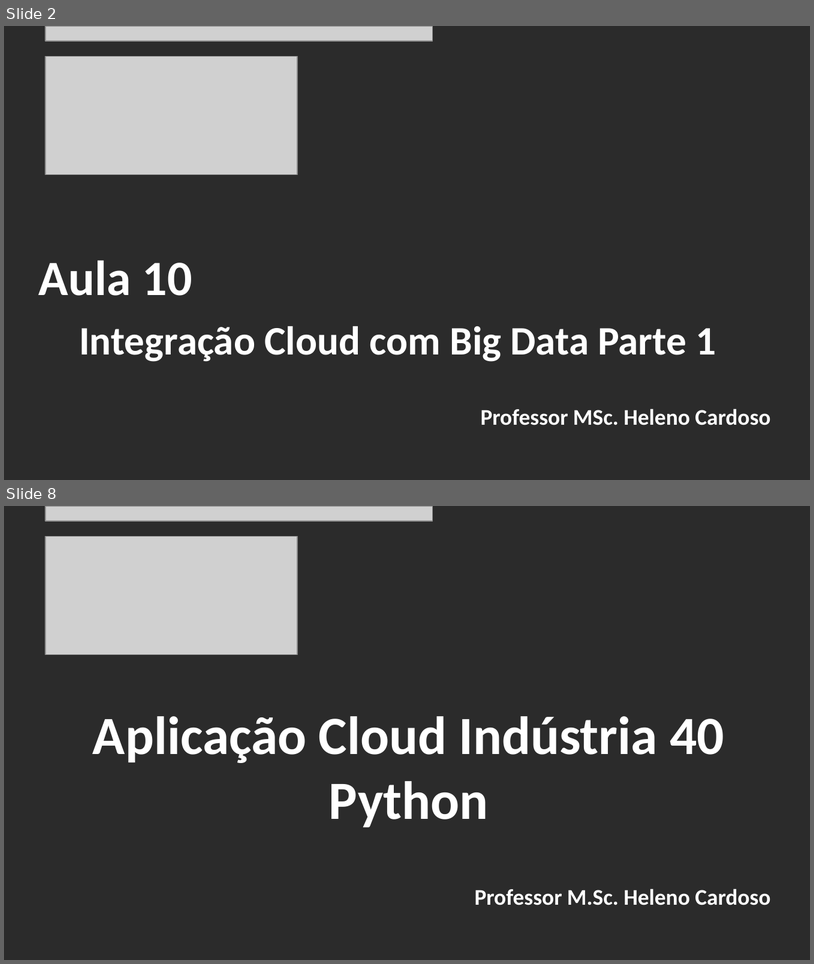
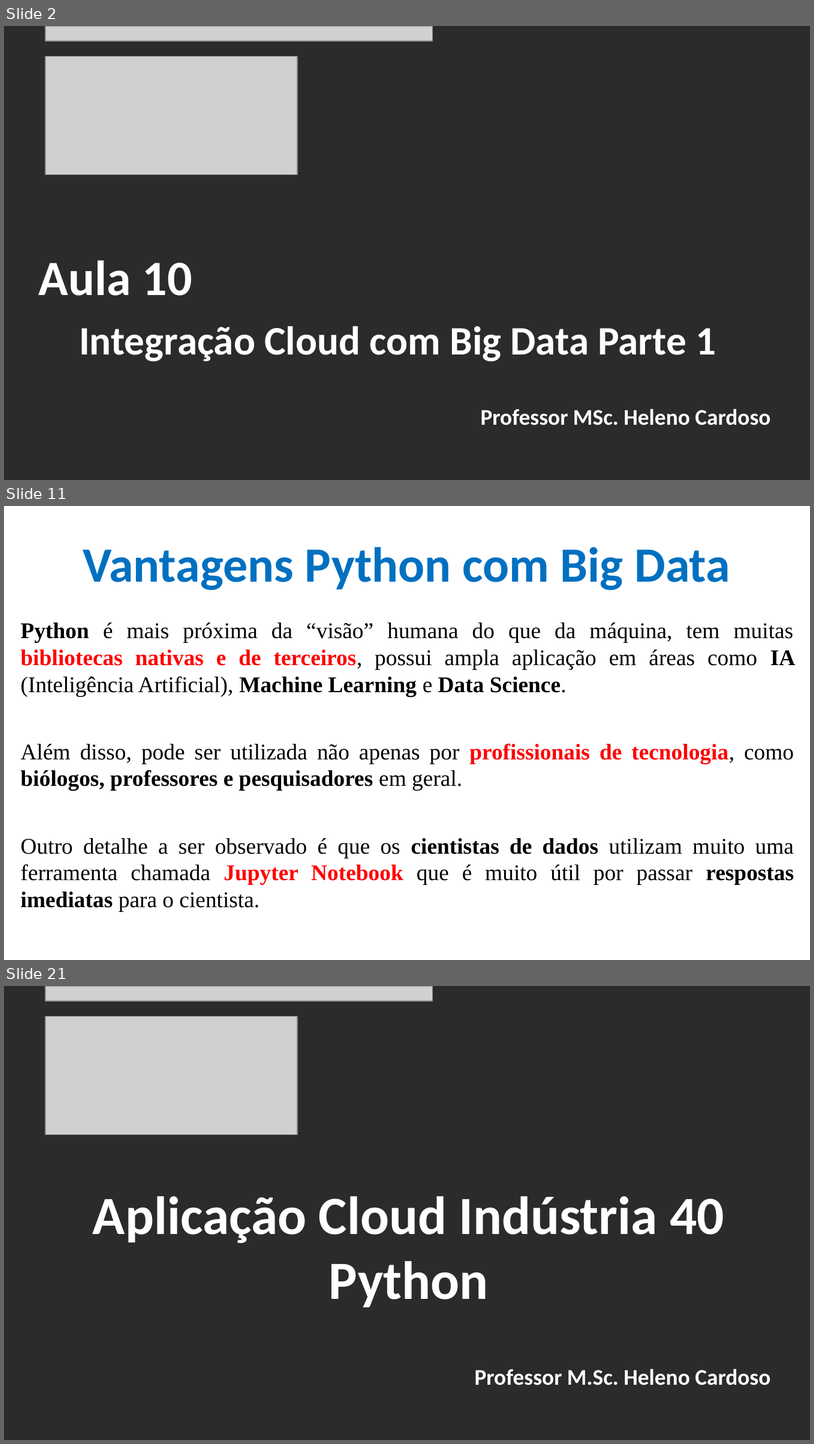
Before and after one commit to CloudEducationBrazil/WydenArea1AplicacaoCloudIndustria40Python, a slide deck: 01 Classes/Aula 10 - Aplicação Cloud Indústria 40 Python Integração Cloud Big Data Parte 1.pptx. Shown one above the other, each under a label of ours: slides 2 and 8 before the commit, slides 2, 11 and 21 after it; the slides between them are not shown. The pictures are 814x964 and 814x1444 pixels, drawn with LibreOffice and Linux fonts; fonts in the diff are those of the drawing; grey boxes stand for pictures; background and template pictures are left out; a plain dark background stands for a picture behind light text. Boxes give left, top, right and bottom in pixels: in the first picture for what was removed or moved away, otherwise in the second. Text is boxed around its words. In the diff, an @@ line names an element or a change of style, - is before the commit and + after.

Commit message:
Aula 10 Cloud IoT Python Indústria 4.0 e Outros 09maio2023

```diff
--- a/01 Classes/Aula 10 - Aplicação Cloud Indústria 40 Python Integração Cloud Big Data Parte 1.pptx
+++ b/01 Classes/Aula 10 - Aplicação Cloud Indústria 40 Python Integração Cloud Big Data Parte 1.pptx
@@ slide 11 added at bbox=[4, 506, 810, 960], background picture (left out) @@
@@ title added at bbox=[83, 547, 731, 590], 44 pt, text #0070C0, bold @@
+Vantagens Python com Big Data
@@ text added at bbox=[21, 622, 796, 911], 20 pt, text #000000 @@
+Python é mais próxima da “visão” humana do que da máquina, tem muitas bibliotecas nativas e de terceiros, possui ampla aplicação em áreas como IA (Inteligência Artificial), Machine Learning e Data Science.
+Além disso, pode ser utilizada não apenas por profissionais de tecnologia, como biólogos, professores e pesquisadores em geral.
+Outro detalhe a ser observado é que os cientistas de dados utilizam muito uma ferramenta chamada Jupyter Notebook que é muito útil por passar respostas imediatas para o cientista.
@@ what was slide 8 is now slide 21 @@
```
Also in this commit, not shown: 5 slides changed, 12 other slides added.
